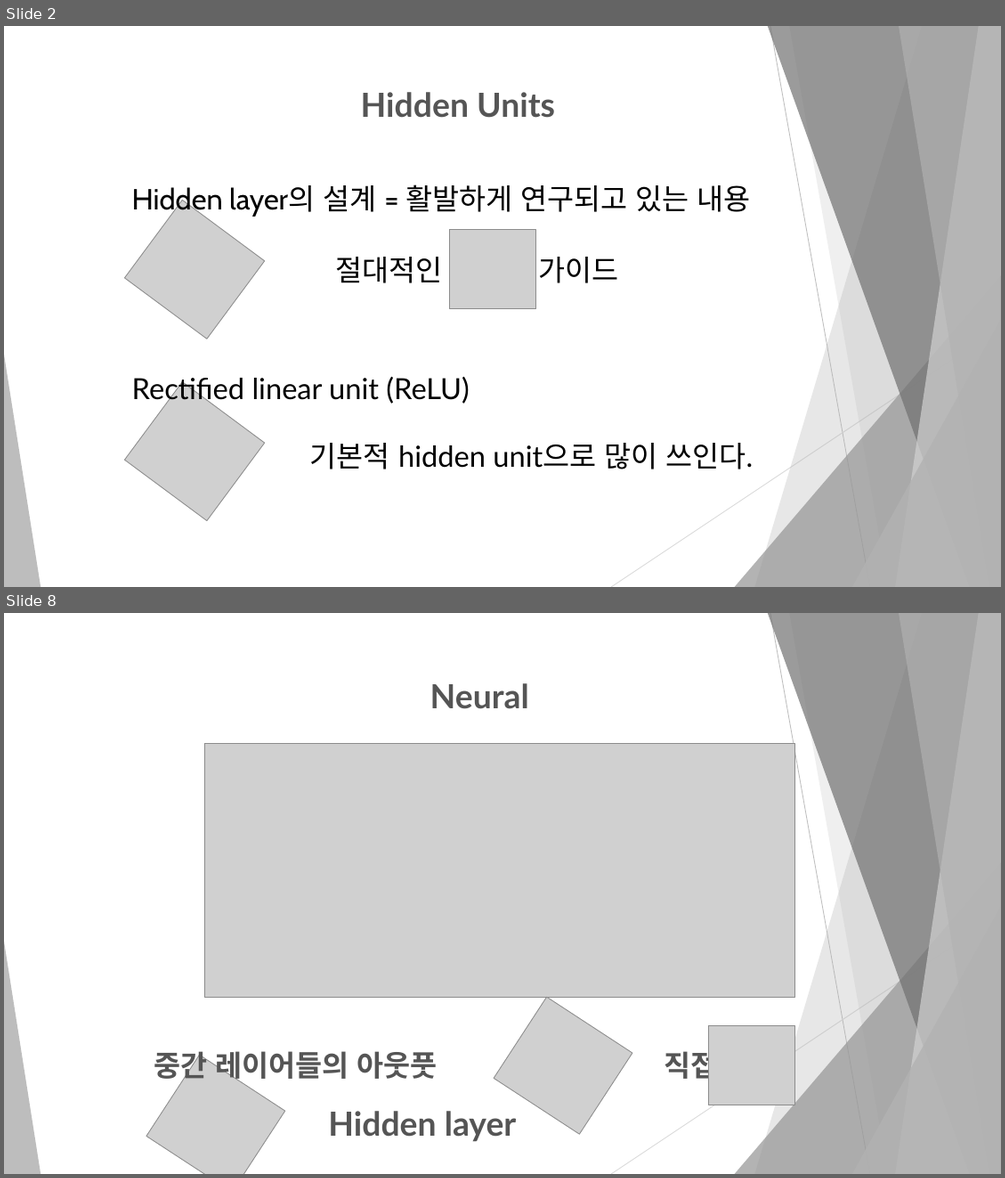
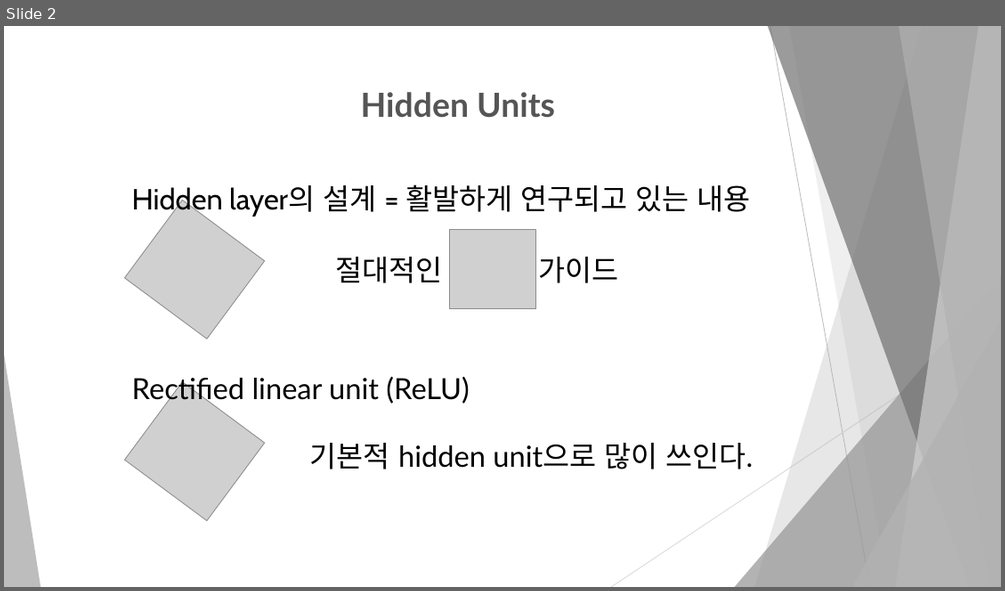
Before and after one commit to dbswl067/Machine-learning, a slide deck: 발표 자료/6.3 Hidden Units.pptx. Shown one above the other, each under a label of ours: slides 2 and 8 before the commit, slide 2 after it; the slides between them are not shown. The pictures are 1005x1178 and 1005x591 pixels, drawn with LibreOffice and Linux fonts; fonts in the diff are those of the drawing; grey boxes stand for pictures. Boxes give left, top, right and bottom in pixels: in the first picture for what was removed or moved away, otherwise in the second. Text is boxed around its words. In the diff, an @@ line names an element or a change of style, - is before the commit and + after.

```diff
--- a/발표 자료/6.3 Hidden Units.pptx
+++ b/발표 자료/6.3 Hidden Units.pptx
@@ slide 8 removed at [4, 613, 1001, 1174], background #FFFFFF; not listed: 10 template elements that a slide beside it also shows @@
@@ text removed at [430, 683, 529, 709] @@
-Neural
@@ picture removed at [204, 743, 795, 997] @@
@@ picture removed at [494, 997, 632, 1135] @@
@@ picture removed at [708, 1026, 795, 1105] @@
@@ picture removed at [146, 1055, 285, 1174] @@
@@ text removed at [154, 1046, 771, 1084] @@
-중간 레이어들의 아웃풋 직접쓰임
@@ text removed at [328, 1111, 517, 1142] @@
-Hidden layer
```
Also in this commit, not shown: 12 slides added, 6 other slides removed, 1 other file.
